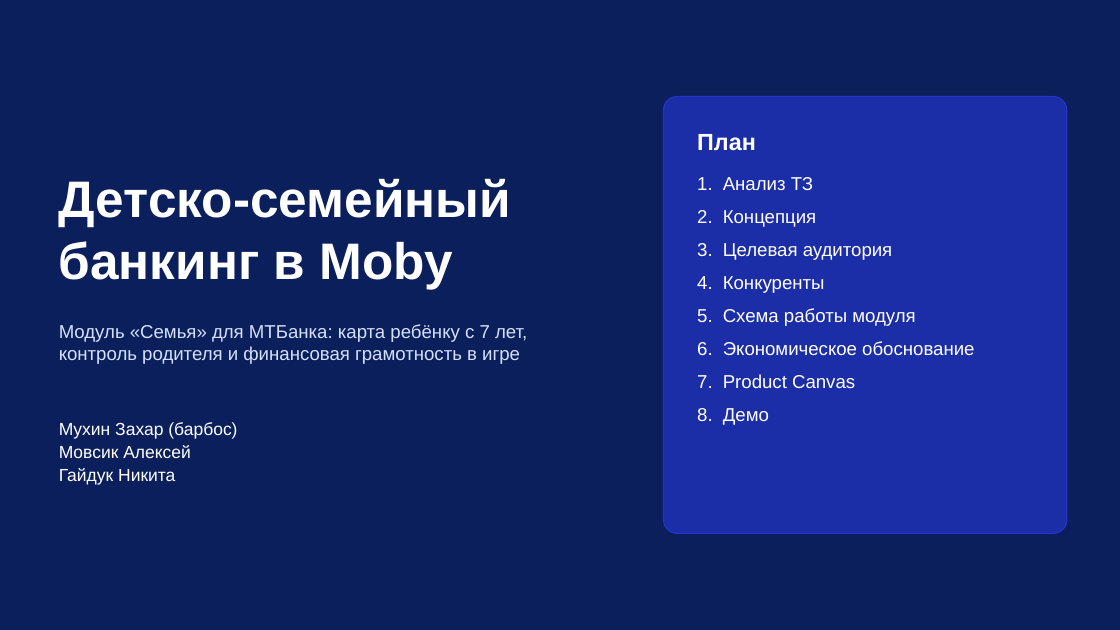
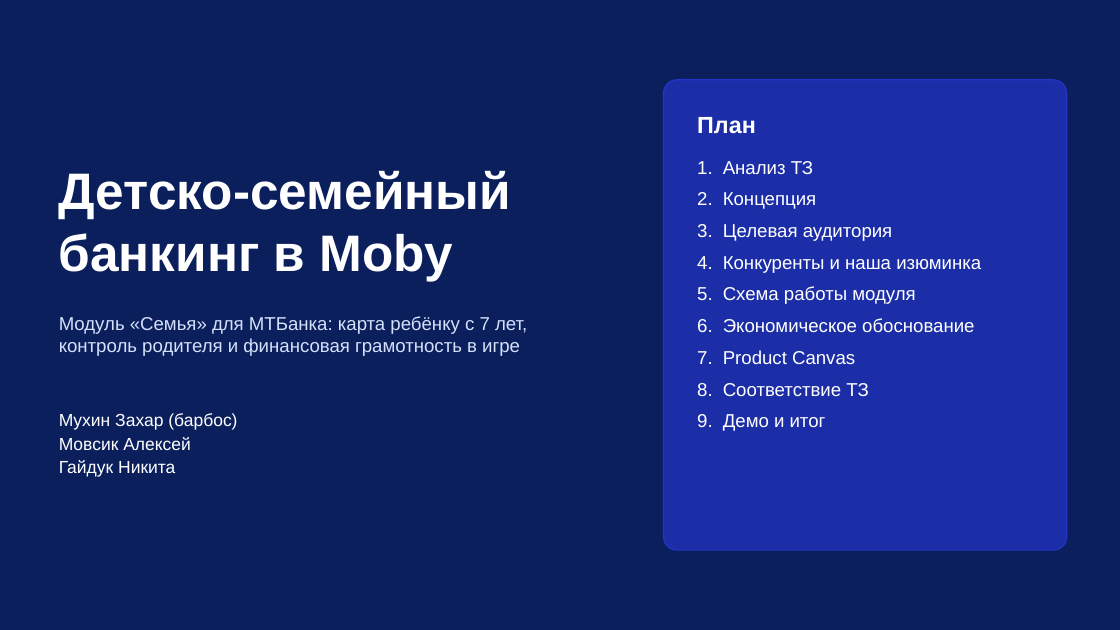
Before and after one commit to kvasiuum/hackatonmtbank, a slide deck: slide 1 of presentation/Moby_Семья_презентация.pptx. Drawn at 1120x630 pixels with LibreOffice and Linux fonts; fonts in the diff are those of the drawing. Boxes give left, top, right and bottom in pixels: in the first picture for what was removed or moved away, otherwise in the second. Text is boxed around its words. In the diff, an @@ line names an element or a change of style, - is before the commit and + after.

```diff
--- a/presentation/Moby_Семья_презентация.pptx
+++ b/presentation/Moby_Семья_презентация.pptx
@@ rounded rectangle: place and size @@
-rounded rectangle at <box>664,97,1067,534</box>
+rounded rectangle at <box>664,80,1067,550</box>
@@ text "План": place and size @@
-text "План" at <box>697,134,756,151</box>
+text "План" at <box>697,117,756,134</box>
@@ text "Анализ ТЗ": place and size @@
-text "Анализ ТЗ" at <box>723,177,974,425</box>
+text "Анализ ТЗ" at <box>723,161,981,431</box>
@@ text at <box>723,161,974,364</box>: less space between paragraphs @@
@@ text at <box>723,256,981,273</box>: text changed @@
-4. Конкуренты
+4. Конкуренты и наша изюминка
@@ text at <box>723,383,868,431</box>: text changed @@
-8. Демо
+8. Соответствие ТЗ
+9. Демо и итог
@@ 3 texts: place and size @@
-3 texts at <box>59,178,527,485</box>
+3 texts at <box>59,170,527,477</box>
```
Also in this commit, not shown: 9 other slides changed, 8 slides added, 3 slides removed, 10 other files.
